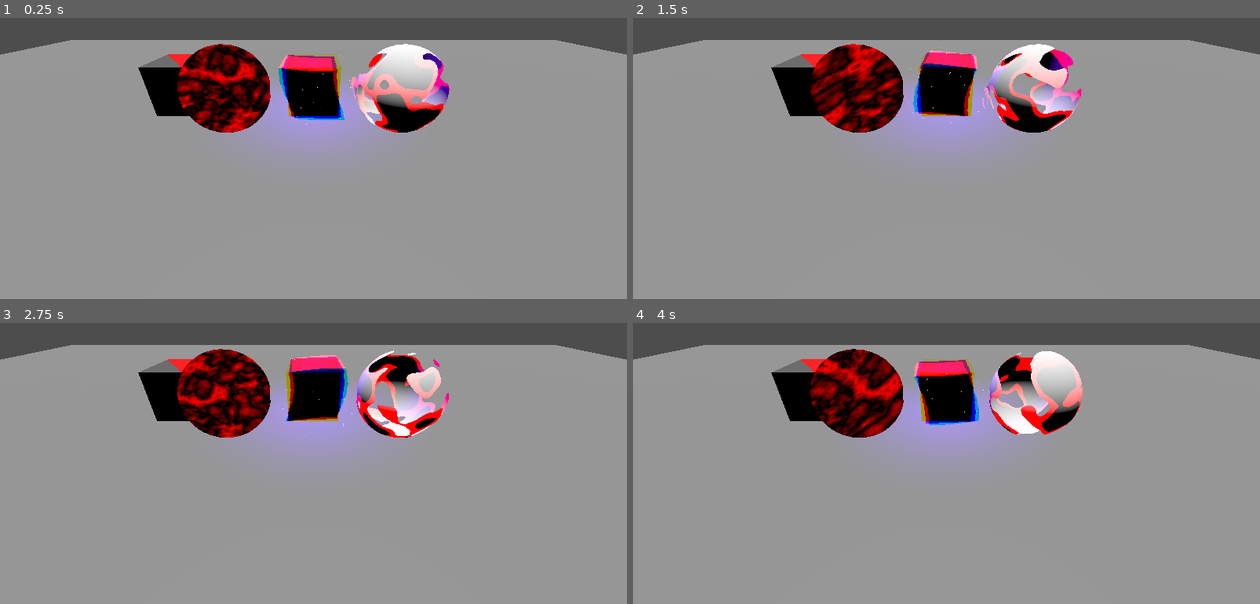
Above: before the commit, frames 1-4 (two rows, left to right).
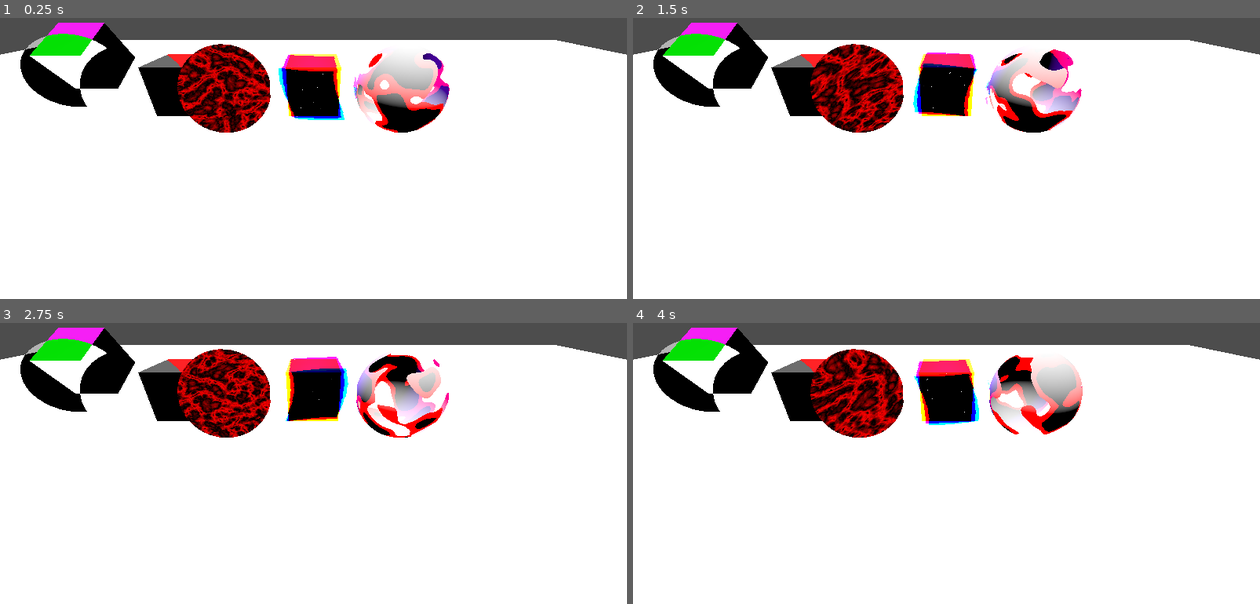
Above: after the commit, the same moments.

Repository: 2004HondaCivic2004/shaders
Game: Godot game, scene res://master.tscn
Two runs of this game, one before a commit and one after it. Both use one fixed random seed, a clock stepped at 60 frames per second and the inputs below.
Inputs:
- Up to frame 1 (0.25 s): no input
- Up to frame 2 (1.5 s): no input
- Up to frame 3 (2.75 s): no input
- Up to frame 4 (4 s): no input

The runs differ from the first frame. In frame 1, 85% of the frame differs, in the area x 0-100%, y 1-100%; in frame 2, 86%; in frame 3, 86%; in frame 4, 86%.

Commit message:
added invert

Diff:
--- a/master.tscn
+++ b/master.tscn
@@ -1,12 +1,18 @@
-[gd_scene load_steps=6 format=3 uid="uid://ckysvtxyqmj4q"]
+[gd_scene load_steps=9 format=3 uid="uid://ckysvtxyqmj4q"]
 
 [ext_resource type="PackedScene" uid="uid://cb7urw2qm6pse" path="res://scenes/dissolve.tscn" id="1_te040"]
 [ext_resource type="PackedScene" uid="uid://c2qvdex2h87em" path="res://scenes/portal.tscn" id="2_s35ub"]
 [ext_resource type="PackedScene" uid="uid://6mcgjhjw7nqm" path="res://scenes/chromatic-abberation-sphere.tscn" id="3_h2bm4"]
 [ext_resource type="PackedScene" uid="uid://dtdxqm5i63hej" path="res://scenes/grayscale.tscn" id="4_8aqai"]
+[ext_resource type="PackedScene" uid="uid://bwm15rvqy68x5" path="res://scenes/invert.tscn" id="5_viqro"]
+
+[sub_resource type="StandardMaterial3D" id="StandardMaterial3D_viqro"]
 
 [sub_resource type="StandardMaterial3D" id="StandardMaterial3D_8aqai"]
 albedo_color = Color(1, 0, 0, 1)
+
+[sub_resource type="StandardMaterial3D" id="StandardMaterial3D_ofr4s"]
+albedo_color = Color(1, 0, 1, 1)
 
 [node name="Master" type="Node3D"]
 
@@ -30,6 +36,7 @@
 [node name="CSGBox3D" type="CSGBox3D" parent="."]
 transform = Transform3D(1, 0, 0, 0, 1, 0, 0, 0, 1, 0, -2.06461, 0)
 size = Vector3(40, 1, 40)
+material = SubResource("StandardMaterial3D_viqro")
 
 [node name="CSGBox3D" type="CSGBox3D" parent="CSGBox3D"]
 transform = Transform3D(1.5, 0, 0, 0, 1.5, 0, 0, 0, 1.5, 0, 1.5, -6.888)
@@ -39,6 +46,10 @@
 transform = Transform3D(1.5, 0, 0, 0, 1.5, 0, 0, 0, 1.5, -4, 1.5, -6.888)
 material = SubResource("StandardMaterial3D_8aqai")
 
+[node name="CSGBox3D3" type="CSGBox3D" parent="CSGBox3D"]
+transform = Transform3D(1.5, 0, 0, 0, 1.30493, -0.739706, 0, 0.739706, 1.30493, -7.55394, 2.12354, -7.81147)
+material = SubResource("StandardMaterial3D_ofr4s")
+
 [node name="DirectionalLight3D" type="DirectionalLight3D" parent="."]
 transform = Transform3D(1, 0, 0, 0, -5.96046e-08, 1, 0, -1, -5.96046e-08, 0, 0, 0)
 
@@ -46,3 +57,6 @@
 transform = Transform3D(1, 0, 0, 0, 1, 0, 0, 0, 1, 0, 0.872312, -7.50905)
 light_color = Color(0.47451, 0, 1, 1)
 light_energy = 5.0
+
+[node name="Portal" parent="." instance=ExtResource("5_viqro")]
+transform = Transform3D(1, 0, 0, 0, 1, 0, 0, 0, 1, -6.70231, 0, -6.36872)
--- /dev/null
+++ b/scenes/invert.tscn
@@ -0,0 +1,16 @@
+[gd_scene load_steps=3 format=3 uid="uid://bwm15rvqy68x5"]
+
+[ext_resource type="Shader" uid="uid://bjg5x1xc17wu1" path="res://shaders (original)/invert.gdshader" id="1_8ypff"]
+
+[sub_resource type="ShaderMaterial" id="ShaderMaterial_gmqhh"]
+render_priority = 0
+shader = ExtResource("1_8ypff")
+
+[node name="Portal" type="Node3D"]
+
+[node name="Cube" type="CSGSphere3D" parent="."]
+transform = Transform3D(0.999815, -0.0162851, 0.0102387, 0.0163758, 0.999827, -0.00883833, -0.010093, 0.00900436, 0.999909, 0, 0, 0)
+material_override = SubResource("ShaderMaterial_gmqhh")
+radius = 1.0
+radial_segments = 40
+rings = 20
--- a/scenes/portal.tscn
+++ b/scenes/portal.tscn
@@ -7,7 +7,7 @@
 colors = PackedColorArray(1, 0, 0, 1, 0, 0, 0, 1, 1, 0, 0, 1, 0, 0, 0, 1)
 
 [sub_resource type="FastNoiseLite" id="FastNoiseLite_1ffj6"]
-noise_type = 2
+seed = 1
 frequency = 0.0176
 fractal_type = 2
 
--- a/shaders (not original)/portal.gdshader
+++ b/shaders (not original)/portal.gdshader
@@ -19,9 +19,7 @@
 	// TWEAK THE COEFFS AND/OR EQUATION FOR A DIFFERENT WARP PATTERN
 	uv.x += sin(uv.y * 1.54 * PI + TIME) * cos(uv.y * 1.31 * PI + TIME) * 0.1;
 	uv.y += cos(uv.x * 1.74 * PI + TIME) * -sin(uv.y * 1.64 * PI + TIME) * 0.1;
-
 	vec4 color = texture(texture_albedo, uv * 2.0);
-
 	ALBEDO = color.xyz;
 	ALPHA = color.a;
 }
--- /dev/null
+++ b/shaders (original)/invert.gdshader
@@ -0,0 +1,26 @@
+shader_type spatial;
+render_mode unshaded, cull_disabled;
+
+uniform sampler2D screen_texture: hint_screen_texture;
+
+void vertex() {
+	// Called for every vertex the material is visible on.
+}
+
+void fragment()
+{
+	// Called for every pixel the material is visible on.
+
+//vec3 newColour = vec3(COLOR.r + COLOR.g + COLOR.b/3.0);
+float r = texture(screen_texture, SCREEN_UV).r;
+float g = texture(screen_texture, SCREEN_UV).g;
+float b = texture(screen_texture, SCREEN_UV).b;
+vec3 newColour = vec3(1.0) - vec3(r,g,b);
+ALBEDO = newColour;
+
+}
+
+//void light() {
+//	// Called for every pixel for every light affecting the material.
+//	// Uncomment to replace the default light processing function with this one.
+//}
Not shown, added: shaders (original)/invert.gdshader.uid
Not shown, added: .gitignore
